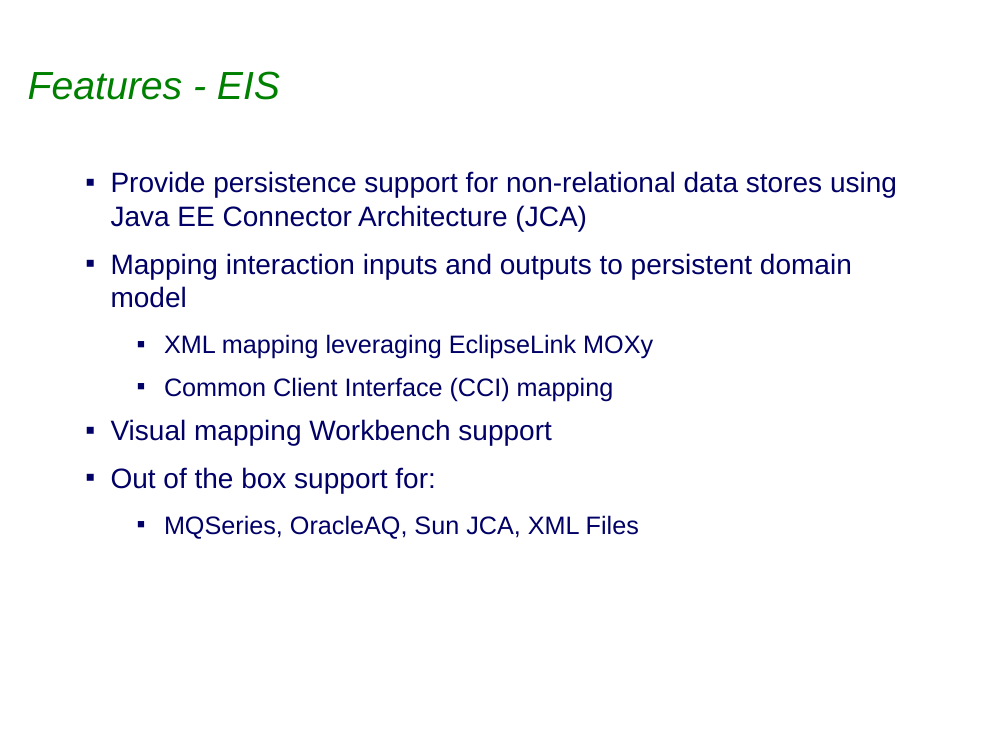
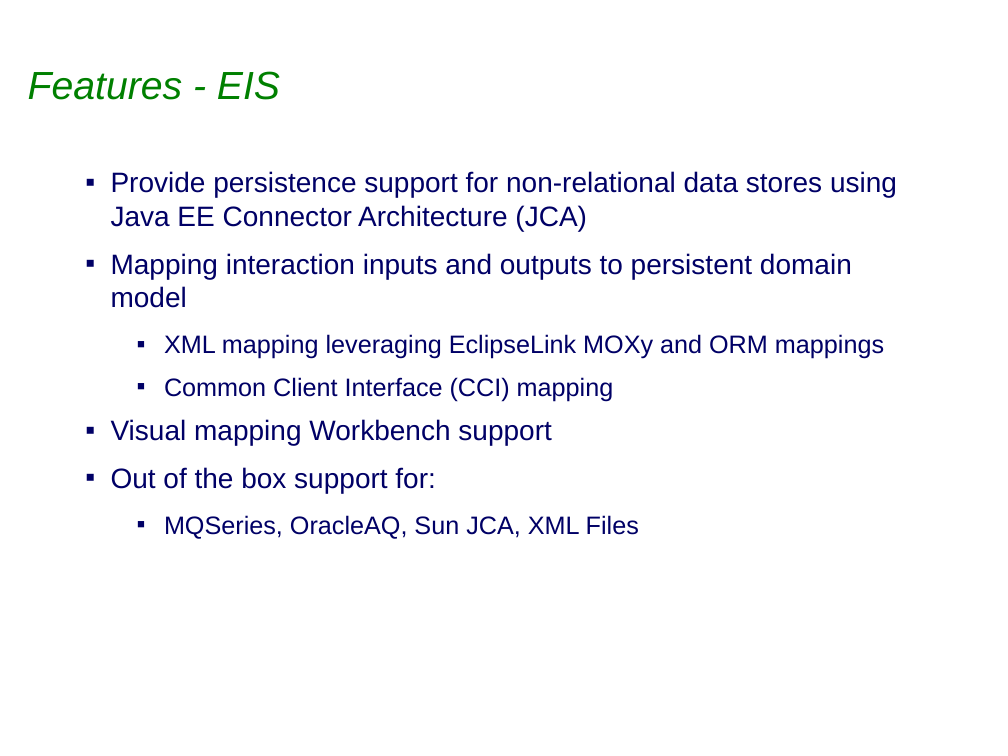
Before and after one commit to eclipse-ee4j/eclipselink, a slide deck: slide 15 of project-admin/Graduation_Release_Review.ppt. Drawn at 1008x756 pixels with LibreOffice and Linux fonts; fonts in the diff are those of the drawing; background and template pictures are left out. Boxes give left, top, right and bottom in pixels: in the first picture for what was removed or moved away, otherwise in the second. Text is boxed around its words. In the diff, an @@ line names an element or a change of style, - is before the commit and + after.

```diff
--- a/project-admin/Graduation_Release_Review.ppt
+++ b/project-admin/Graduation_Release_Review.ppt
@@ text at [164, 334, 884, 359]: text changed @@
-  ▪ XML mapping leveraging EclipseLink MOXy
+  ▪ XML mapping leveraging EclipseLink MOXy and ORM mappings
```
Also in this commit, not shown: 4 other slides changed.
